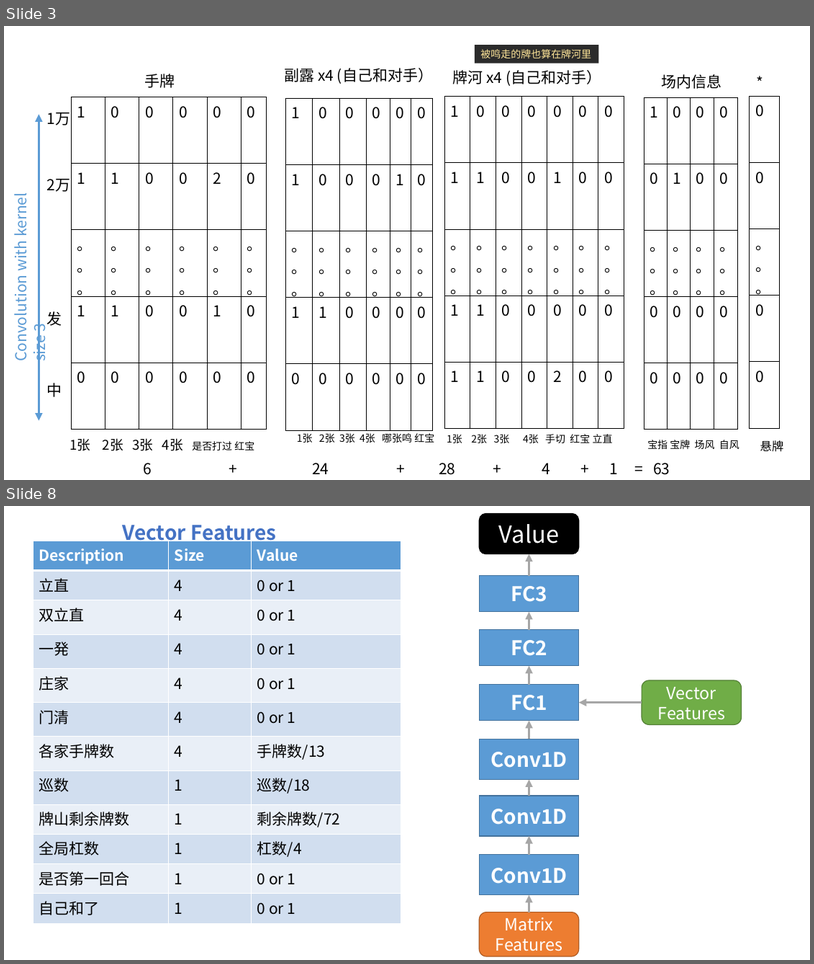
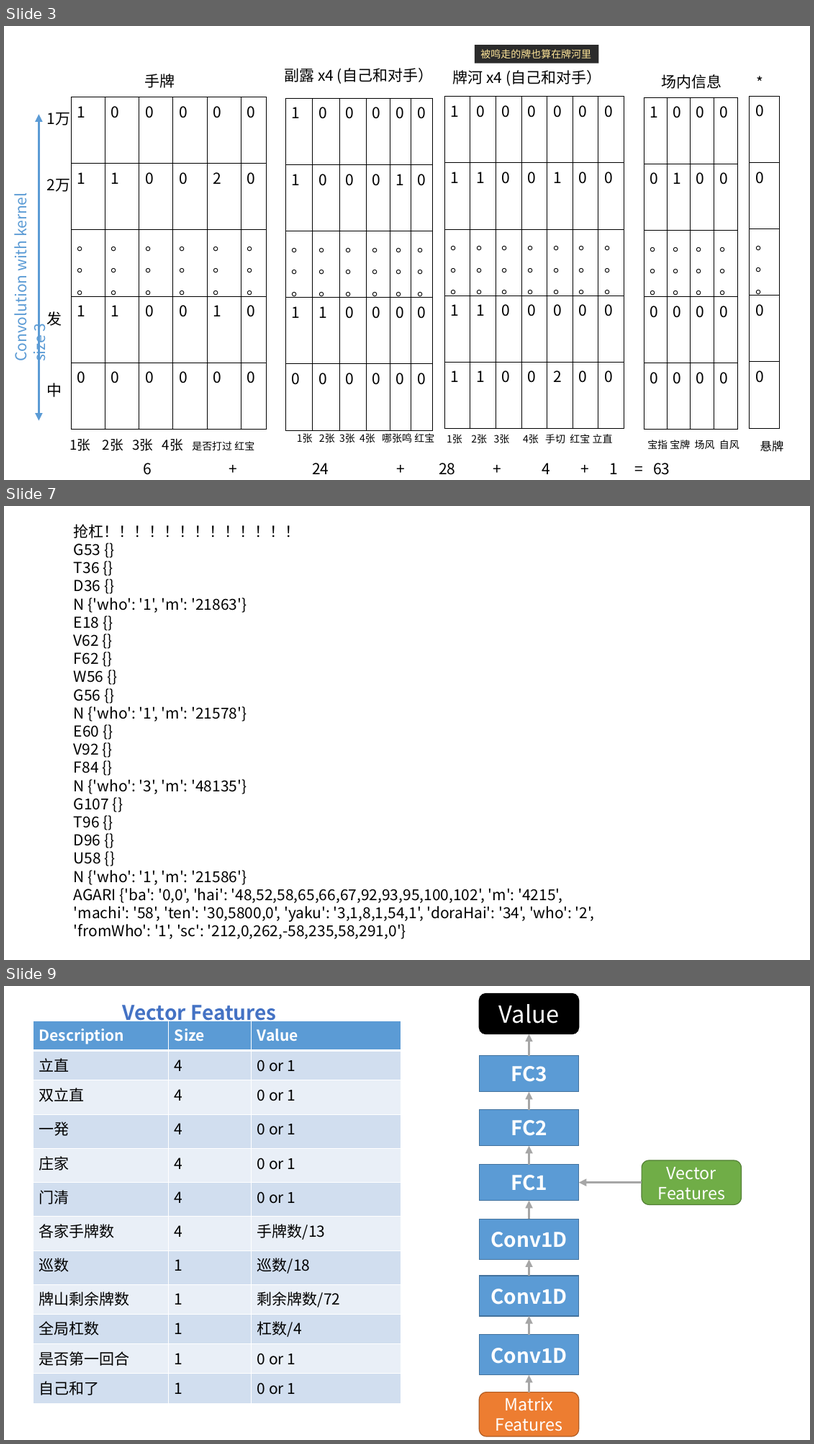
Before and after one commit to zyr17/mahjong, a slide deck: AI/FrostVer3.pptx. Shown one above the other, each under a label of ours: slides 3 and 8 before the commit, slides 3, 7 and 9 after it; the slides between them are not shown. The pictures are 814x964 and 814x1444 pixels, drawn with LibreOffice and Linux fonts; fonts in the diff are those of the drawing. Boxes give left, top, right and bottom in pixels: in the first picture for what was removed or moved away, otherwise in the second. Text is boxed around its words. In the diff, an @@ line names an element or a change of style, - is before the commit and + after.

```diff
--- a/AI/FrostVer3.pptx
+++ b/AI/FrostVer3.pptx
@@ slide 7 added at [4, 506, 810, 960], background #FFFFFF @@
@@ text added at [74, 524, 594, 939], 18 pt, text #000000 @@
+抢杠！！！！！！！！！！！！！
+G53 {}
+T36 {}
+D36 {}
+N {'who': '1', 'm': '21863'}
+E18 {}
+V62 {}
+F62 {}
+W56 {}
+G56 {}
+N {'who': '1', 'm': '21578'}
+E60 {}
+V92 {}
+F84 {}
+N {'who': '3', 'm': '48135'}
+G107 {}
+T96 {}
+D96 {}
+U58 {}
+N {'who': '1', 'm': '21586'}
+AGARI {'ba': '0,0', 'hai': '48,52,58,65,66,67,92,93,95,100,102', 'm': '4215', 'machi': '58', 'ten': '30,5800,0', 'yaku': '3,1,8,1,54,1', 'doraHai': '34', 'who': '2', 'fromWho': '1', 'sc': '212,0,262,-58,235,58,291,0'}
@@ what was slide 8 is now slide 9 @@
```
Also in this commit, not shown: 4 slides changed, 1 other slide added, 1 slide removed, 2 other files.
